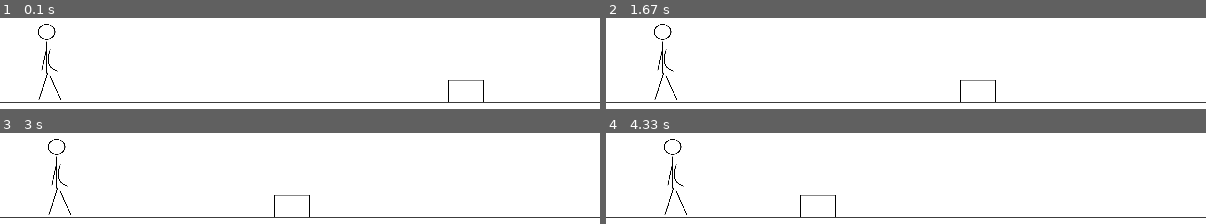
Above: before the commit, frames 1-4 (two rows, left to right).
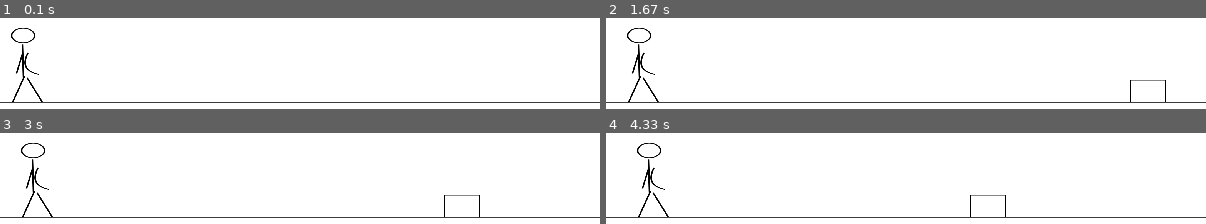
Above: after the commit, the same moments.

Repository: VeroniBraakman/Basic_Game
Game: pygame game, started from PygameTest.py
The game is run twice, just before and just after one commit, with the same random seed, the same clock (stepped at 60 frames per second) and the same inputs.
Inputs:
- Up to frame 1 (0.1 s): no input
- Up to frame 2 (1.67 s): hold Right 0.33-0.8 s; hold Right 0.83-1.3 s; hold Left from 1.33 s (still down)
- Up to frame 3 (3 s): release Left at 1.87 s; hold Left 1.9-2.3 s; hold Right 2.33-2.97 s
- Up to frame 4 (4.33 s): hold Left 3-3.47 s; hold Right 3.5-3.97 s; hold Right from 4 s (still down)

The runs differ from the first frame. In frame 1, 1.1% of the frame differs, in the area x 1-81%, y 6-93%; in frame 2, 1.2%, in the area x 3-94%, y 6-93%; in frame 3, 1.2%; in frame 4, 1.2%.

Commit message:
detect collision

Diff:
--- a/PygameTest.py
+++ b/PygameTest.py
@@ -1,7 +1,9 @@
 import pygame as p
 
+p.init()
+
 WIDTH, HEIGHT = 600, 300
-R_BORDER = 300
+R_BORDER = 570
 SCREEN = p.display.set_mode((WIDTH, HEIGHT))
 p.display.set_caption("Basic Game")
 
@@ -10,9 +12,9 @@
 GREY = (60, 60, 60)
 WHITE = (255, 255, 255)
 FPS = 60
-FIGURE = p.image.load('stick_figure.png')
+FIGURE = p.image.load('poppetje.png')
 OBJECT= p.image.load('object1.png')
-main_character = p.transform.scale(FIGURE, (600, 600))
+main_character = p.transform.scale(FIGURE, (50,80))
 main_object = p.transform.scale(OBJECT, (40, 25))
 
 
@@ -21,25 +23,28 @@
     SCREEN.blit(main_character, (m_c.x, m_c.y))
     SCREEN.blit(main_object, (m_o.x, m_o.y))
     p.draw.line(SCREEN, GREY, (0, 245), (600, 245), 1)
-    #p.draw.rect(SCREEN, GREY, p.Rect(450, 220, 25, 25), 1)
     p.display.update()
 
 def move_main_character(e, m_c):
     if e.type == p.KEYDOWN:
         if e.key == p.K_RIGHT and m_c.x <= R_BORDER:
             m_c.x += 10
-        if e.key == p.K_LEFT and m_c.x >= -275:
+        if e.key == p.K_LEFT and m_c.x >= 0:
             m_c.x -= 10
+
+def detect_collision(m_o, m_c):
+    if m_o.x < m_c.x:
+        m_c.x = 0
 
 def move_main_object(m_o):
     p.time.delay(10)
     m_o.x = m_o.x - VEL
-    if m_o.x < 0:
-        m_o.x = 450
+    if m_o.x < -40:
+        m_o.x = 620
 
 def main():
-    m_c = p.Rect((-250, 25), (10, 10))
-    m_o = p.Rect((450, 222), (10, 10))
+    m_c = p.Rect((0, 168), (10, 10))
+    m_o = p.Rect((620, 222), (10, 10))
 
     clock = p.time.Clock()
     run = True
@@ -50,6 +55,7 @@
             if e.type == p.QUIT:
                 run = False
             move_main_character(e, m_c)
+            detect_collision(m_o, m_c)
         draw_window(m_c, m_o)
 
     p.quit()
Binary file added: poppetje.png
Binary file removed: stick_figure.png
